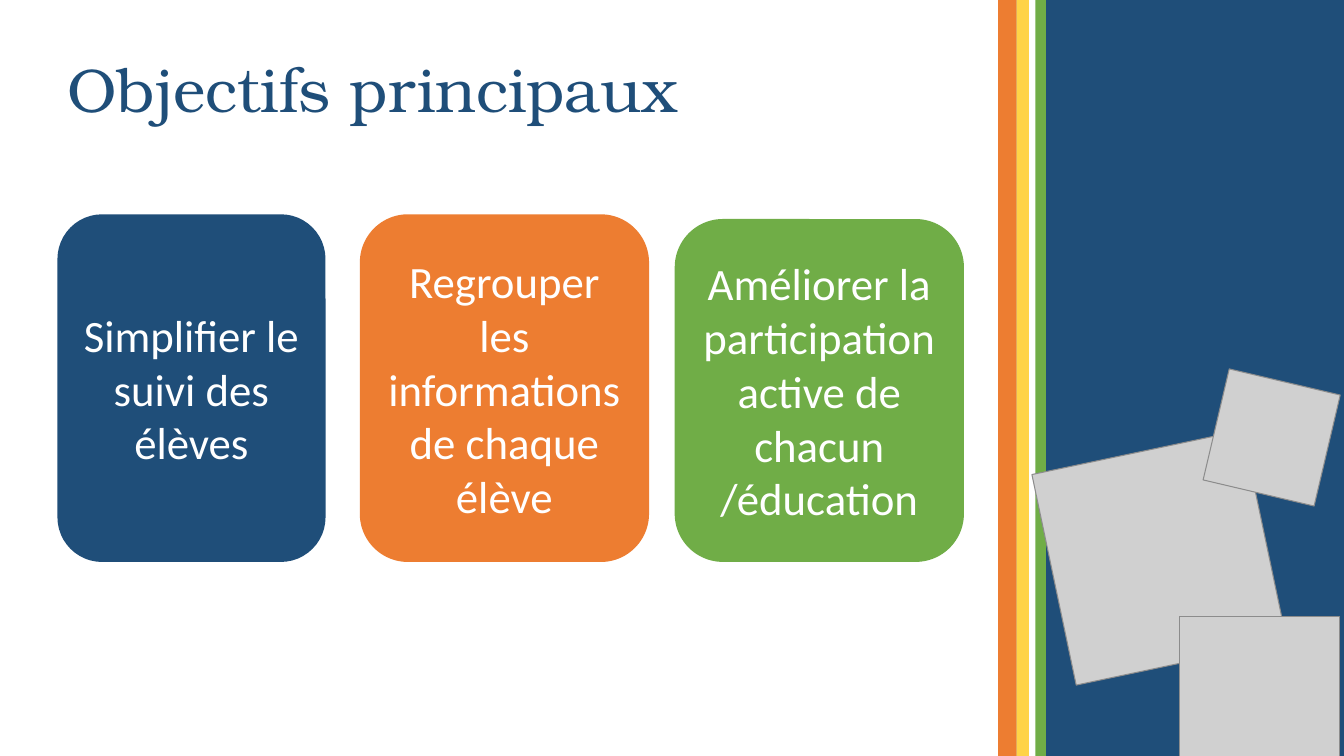
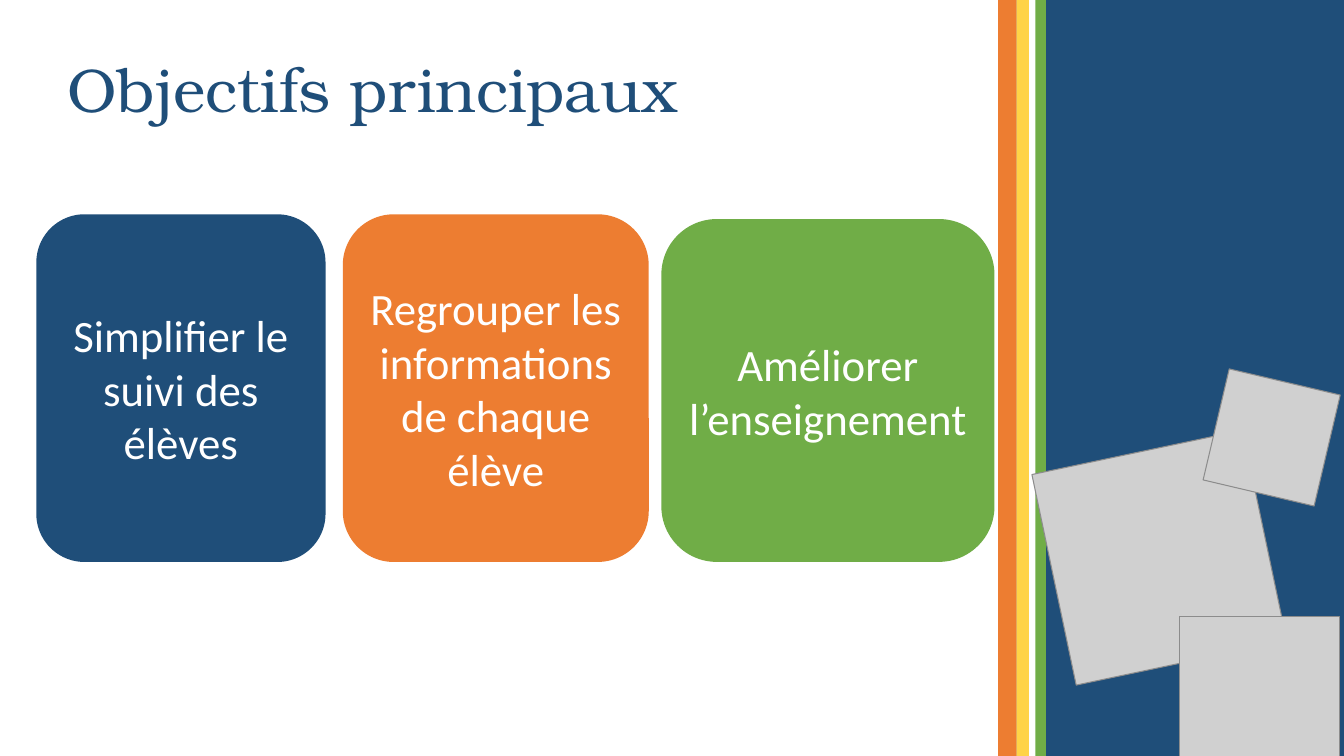
Before and after one commit to panda1936/PJT, a slide deck: slide 3 of Rendu/SchoolBoard.pptx. Drawn at 1344x756 pixels with LibreOffice and Linux fonts; fonts in the diff are those of the drawing; grey boxes stand for pictures. Boxes give left, top, right and bottom in pixels: in the first picture for what was removed or moved away, otherwise in the second. Text is boxed around its words. In the diff, an @@ line names an element or a change of style, - is before the commit and + after.

```diff
--- a/Rendu/SchoolBoard.pptx
+++ b/Rendu/SchoolBoard.pptx
@@ rounded rectangle "Simplifier le suivi des élèves": place and size @@
-rounded rectangle "Simplifier le suivi des élèves" at [57,215,326,563]
+rounded rectangle "Simplifier le suivi des élèves" at [36,215,326,563]
@@ rounded rectangle "Regrouper les informations de chaque ...": place and size @@
-rounded rectangle "Regrouper les informations de chaque ..." at [360,215,649,563]
+rounded rectangle "Regrouper les informations de chaque ..." at [343,215,649,563]
@@ rounded rectangle "Améliorer l’enseignement": place and size @@
-rounded rectangle "Améliorer l’enseignement" at [675,219,964,562]
+rounded rectangle "Améliorer l’enseignement" at [661,219,995,562]
@@ text in rounded rectangle at [689,350,966,443]: text changed @@
-Améliorer la participation active de chacun /éducation
+Améliorer l’enseignement
```
Also in this commit, not shown: 2 other slides changed.
